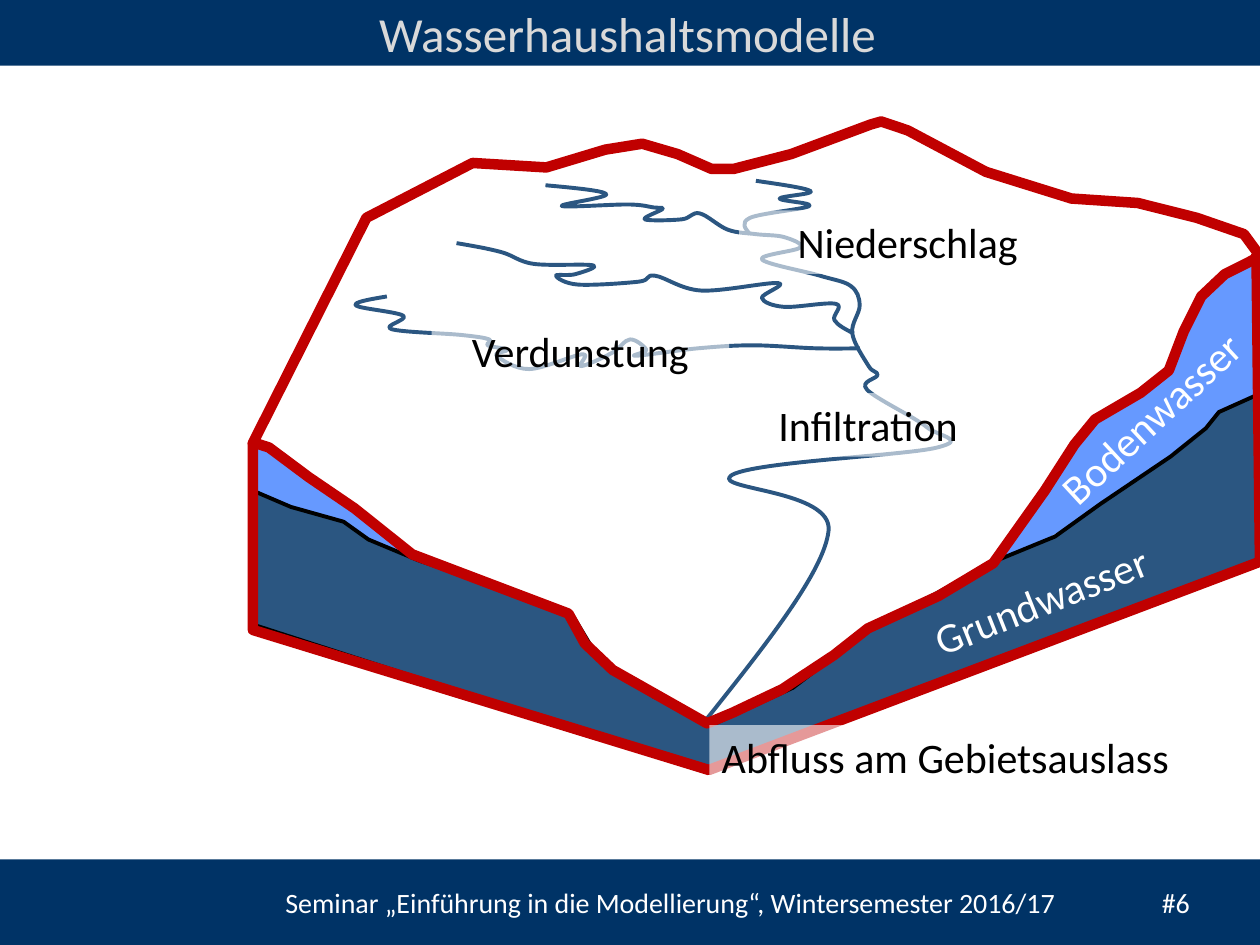
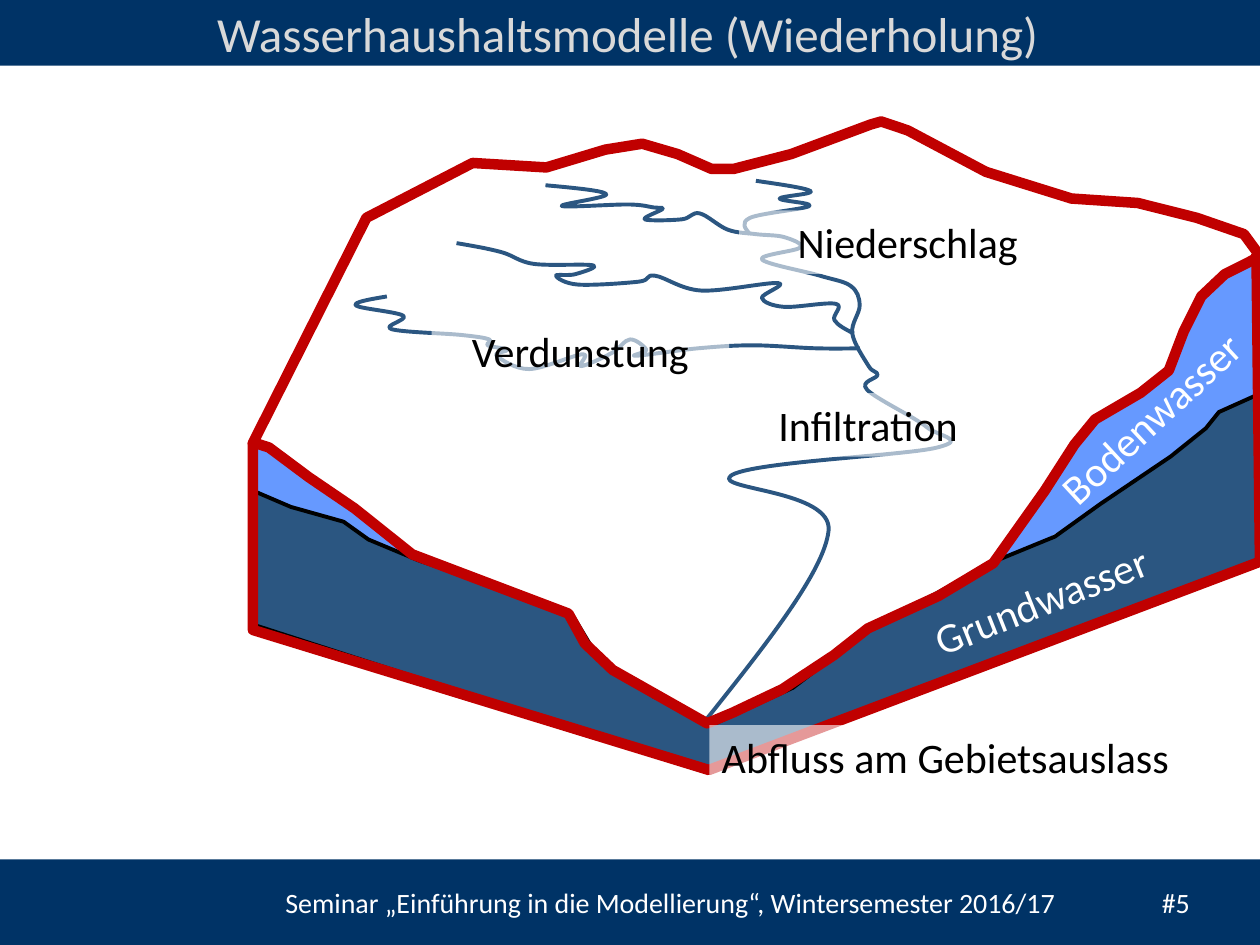
Before and after one commit to TillF/Einf_Modellierung, a slide deck: slide 5 of Termin_5/folien/UebungModellierung#5.pptx (slide 6 before the commit). Drawn at 1260x945 pixels with LibreOffice and Linux fonts; fonts in the diff are those of the drawing; background and template pictures are left out. Boxes give left, top, right and bottom in pixels: in the first picture for what was removed or moved away, otherwise in the second. Text is boxed around its words. In the diff, an @@ line names an element or a change of style, - is before the commit and + after.

```diff
--- a/Termin_5/folien/UebungModellierung#5.pptx
+++ b/Termin_5/folien/UebungModellierung#5.pptx
@@ text at [217, 16, 1038, 61]: text changed @@
-Wasserhaushaltsmodelle
+Wasserhaushaltsmodelle (Wiederholung)
@@ text at [285, 893, 1190, 918]: text changed @@
-Seminar „Einführung in die Modellierung“, Wintersemester 2016/17 #6
+Seminar „Einführung in die Modellierung“, Wintersemester 2016/17 #5
```
Also in this commit, not shown: 3 other slides changed, 2 slides added, 1 slide removed, 23 other files.
